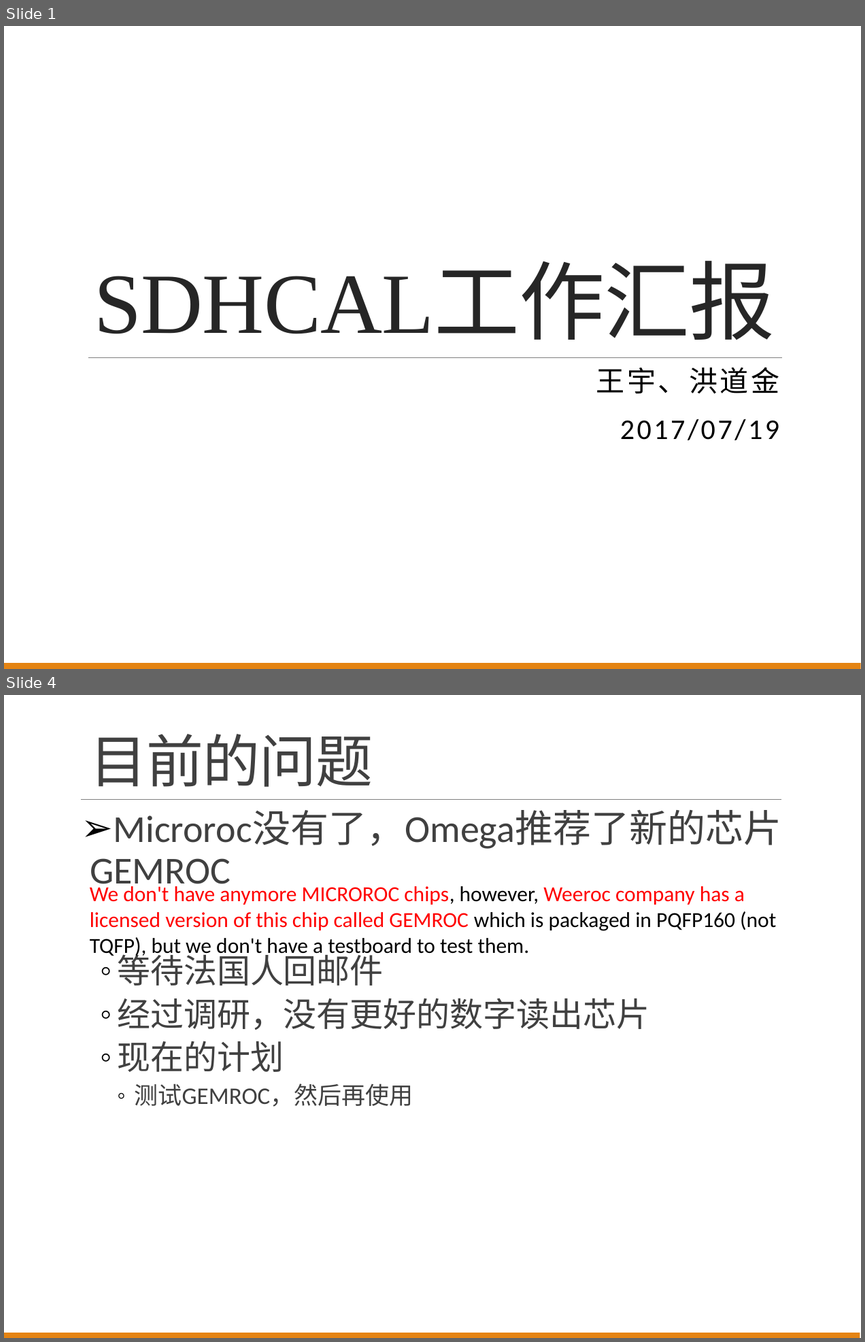
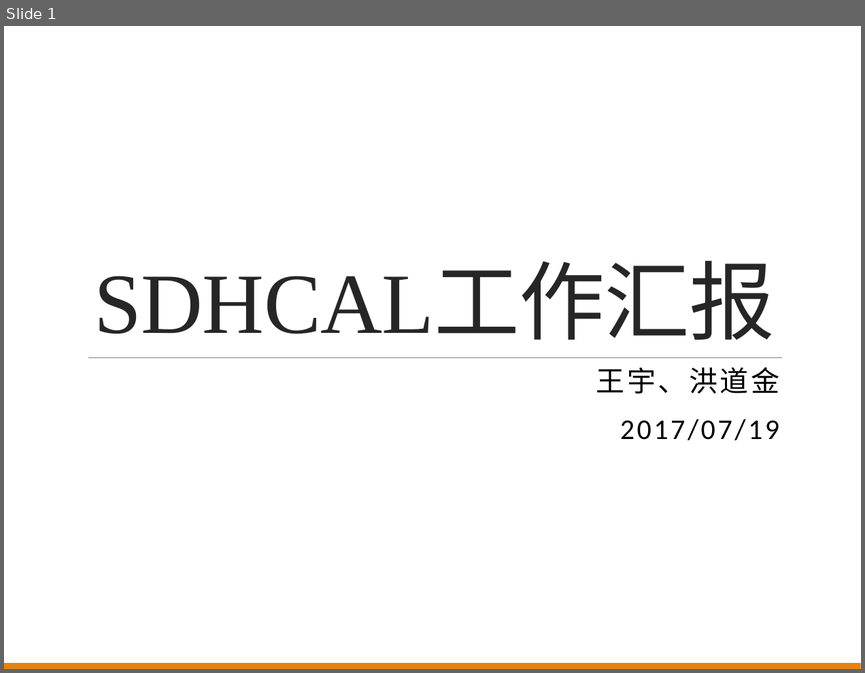
Before and after one commit to wyu0725/SDHCAL_DAQ, a slide deck: Slides/SDHCALReport20170719.pptx. Shown one above the other, each under a label of ours: slides 1 and 4 before the commit, slide 1 after it; the slides between them are not shown. The pictures are 865x1342 and 865x673 pixels, drawn with LibreOffice and Linux fonts; fonts in the diff are those of the drawing. Boxes give left, top, right and bottom in pixels: in the first picture for what was removed or moved away, otherwise in the second. Text is boxed around its words. In the diff, an @@ line names an element or a change of style, - is before the commit and + after.

```diff
--- a/Slides/SDHCALReport20170719.pptx
+++ b/Slides/SDHCALReport20170719.pptx
@@ slide 4 removed at (4, 695, 861, 1338), background #FFFFFF @@
@@ title removed at (90, 734, 373, 787) @@
-目前的问题
@@ line removed from (81, 800) to (781, 800) @@
@@ text removed at (113, 810, 781, 1106) @@
-➢ Microroc没有了，Omega推荐了新的芯片GEMROC
-  ◦ 等待法国人回邮件
-  ◦ 经过调研，没有更好的数字读出芯片
-  ◦ 现在的计划
-    ◦ 测试GEMROC，然后再使用
@@ text removed at (90, 883, 776, 957) @@
-We don't have anymore MICROROC chips, however, Weeroc company has a licensed version of this chip called GEMROC which is packaged in PQFP160 (not TQFP), but we don't have a testboard to test them.
@@ rectangle removed at (4, 1332, 860, 1338) @@
```
Also in this commit, not shown: 2 slides changed, 3 slides added, 2 other slides removed, 1 other file.
